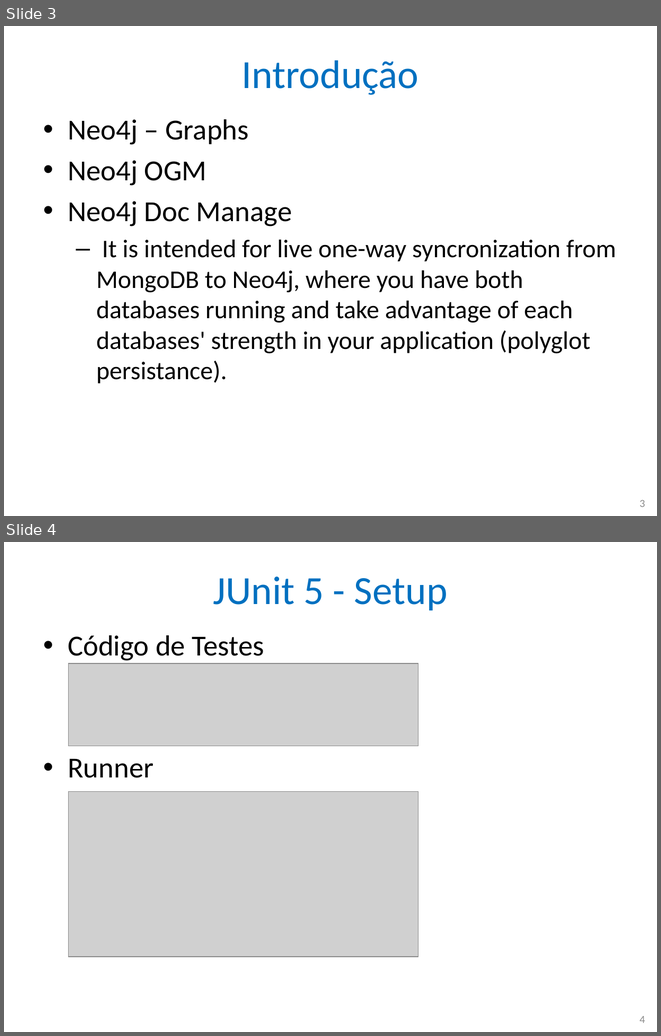
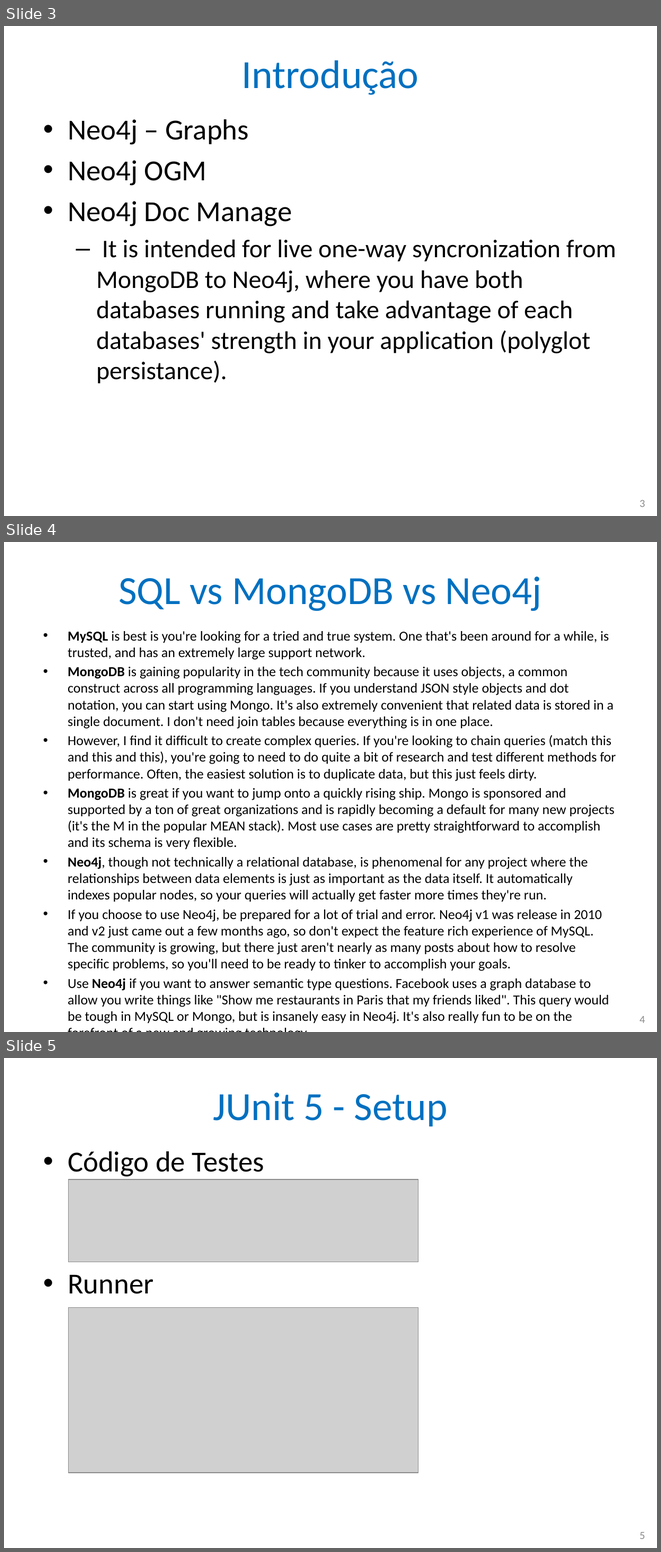
Before and after one commit to nascimentolwtn/INPE-CAP-385_DesenvolvimentoFrameworks, a slide deck: CAP385-00-Presentations/05-AOMRoleMapper Neo4j/05-AOMRoleMapper Neo4j.pptx. Shown one above the other, each under a label of ours: slides 3 and 4 before the commit, slides 3, 4 and 5 after it. The pictures are 661x1036 and 661x1552 pixels, drawn with LibreOffice and Linux fonts; fonts in the diff are those of the drawing; grey boxes stand for pictures. Boxes give left, top, right and bottom in pixels: in the first picture for what was removed or moved away, otherwise in the second. Text is boxed around its words. In the diff, an @@ line names an element or a change of style, - is before the commit and + after.

Commit message:
Slide comentário SQL x MongoDB x Neo4j

```diff
--- a/CAP385-00-Presentations/05-AOMRoleMapper Neo4j/05-AOMRoleMapper Neo4j.pptx
+++ b/CAP385-00-Presentations/05-AOMRoleMapper Neo4j/05-AOMRoleMapper Neo4j.pptx
@@ slide 4 added at (4,542,657,1032), background #FFFFFF @@
@@ title added at (118,576,542,611), 44 pt, text #0070C0 @@
+SQL vs MongoDB vs Neo4j
@@ text added at (68,631,616,1021), 15.2 pt, text #000000 @@
+• MySQL is best is you're looking for a tried and true system. One that's been around for a while, is trusted, and has an extremely large support network.
+• MongoDB is gaining popularity in the tech community because it uses objects, a common construct across all programming languages. If you understand JSON style objects and dot notation, you can start using Mongo. It's also extremely convenient that related data is stored in a single document. I don't need join tables because everything is in one place.
+• However, I find it difficult to create complex queries. If you're looking to chain queries (match this and this and this), you're going to need to do quite a bit of research and test different methods for performance. Often, the easiest solution is to duplicate data, but this just feels dirty.
+• MongoDB is great if you want to jump onto a quickly rising ship. Mongo is sponsored and supported by a ton of great organizations and is rapidly becoming a default for many new projects (it's the M in the popular MEAN stack). Most use cases are pretty straightforward to accomplish and its schema is very flexible.
+• Neo4j, though not technically a relational database, is phenomenal for any project where the relationships between data elements is just as important as the data itself. It automatically indexes popular nodes, so your queries will actually get faster more times they're run.
+• If you choose to use Neo4j, be prepared for a lot of trial and error. Neo4j v1 was release in 2010 and v2 just came out a few months ago, so don't expect the feature rich experience of MySQL. The community is growing, but there just aren't nearly as many posts about how to resolve specific problems, so you'll need to be ready to tinker to accomplish your goals.
+• Use Neo4j if you want to answer semantic type questions. Facebook uses a graph database to allow you write things like "Show me restaurants in Paris that my friends liked". This query would be tough in MySQL or Mongo, but is insanely easy in Neo4j. It's also really fun to be on the forefront of a new and growing technology.
+• http://addisonlee.azurewebsites.net/neo4j-vs-mysql-vs-mongodb/
@@ page number added at (639,1016,645,1023), 12 pt, text #8C8C8C @@
+4
@@ what was slide 4 is now slide 5 @@
@@ page number at (639,1532,645,1539): text changed @@
-4
+5
```
